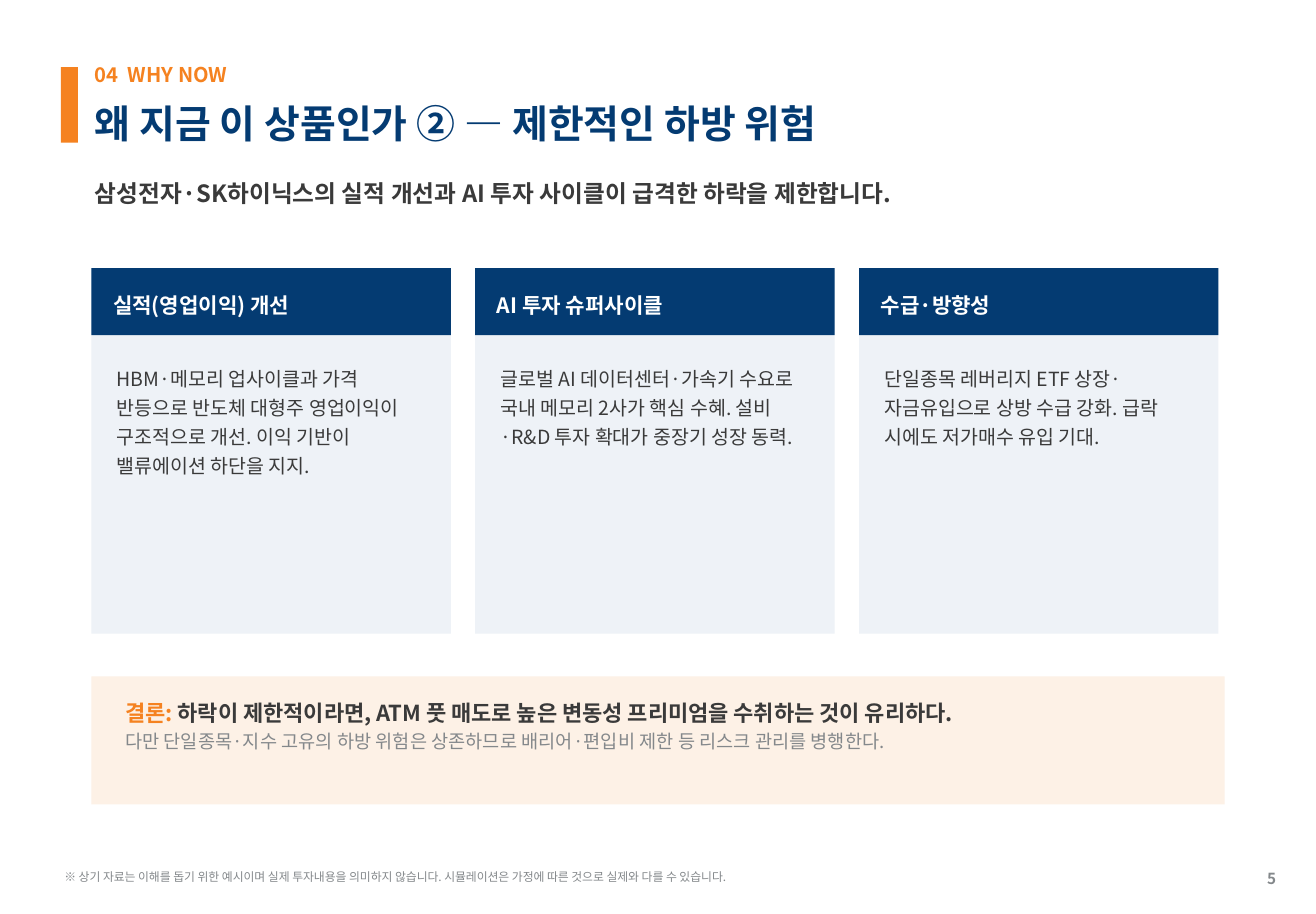
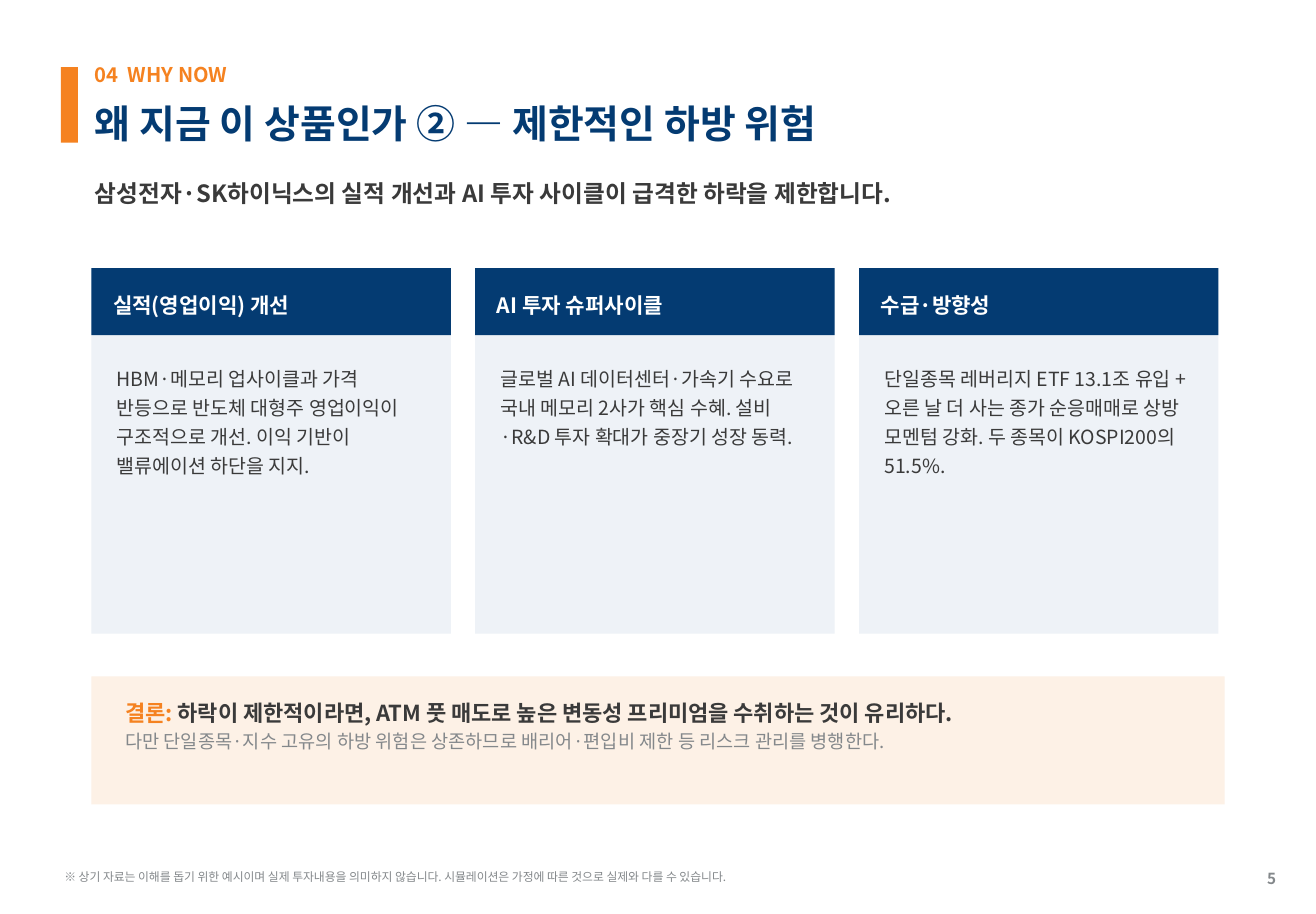
Before and after one commit to gamer383-bit/Volatility-Fund, a slide deck: slide 5 of 제안서/변동성매매펀드_AITop2_초안.pptx. Drawn at 1316x914 pixels with LibreOffice and Linux fonts; fonts in the diff are those of the drawing. Boxes give left, top, right and bottom in pixels: in the first picture for what was removed or moved away, otherwise in the second. Text is boxed around its words. In the diff, an @@ line names an element or a change of style, - is before the commit and + after.

```diff
--- a/제안서/변동성매매펀드_AITop2_초안.pptx
+++ b/제안서/변동성매매펀드_AITop2_초안.pptx
@@ text at [884, 370, 1180, 473]: text changed @@
-단일종목 레버리지 ETF 상장·자금유입으로 상방 수급 강화. 급락 시에도 저가매수 유입 기대.
+단일종목 레버리지 ETF 13.1조 유입 + 오른 날 더 사는 종가 순응매매로 상방 모멘텀 강화. 두 종목이 KOSPI200의 51.5%.
```
Also in this commit, not shown: 1 other slide changed, 2 other files.
